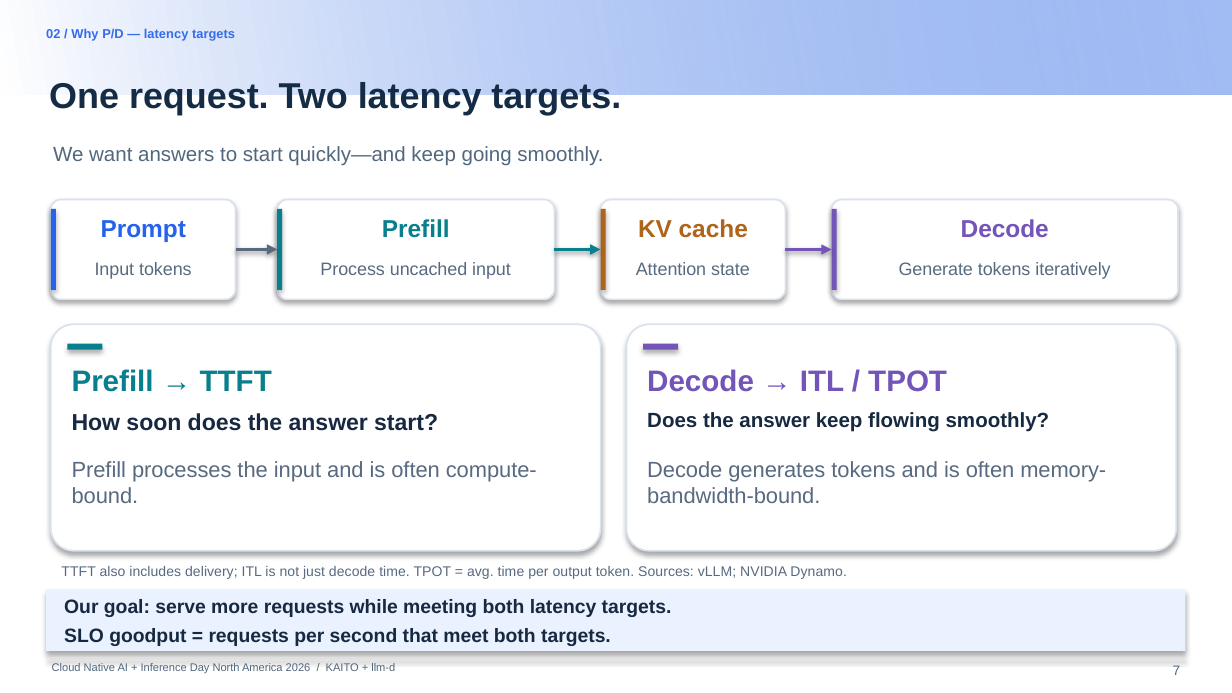
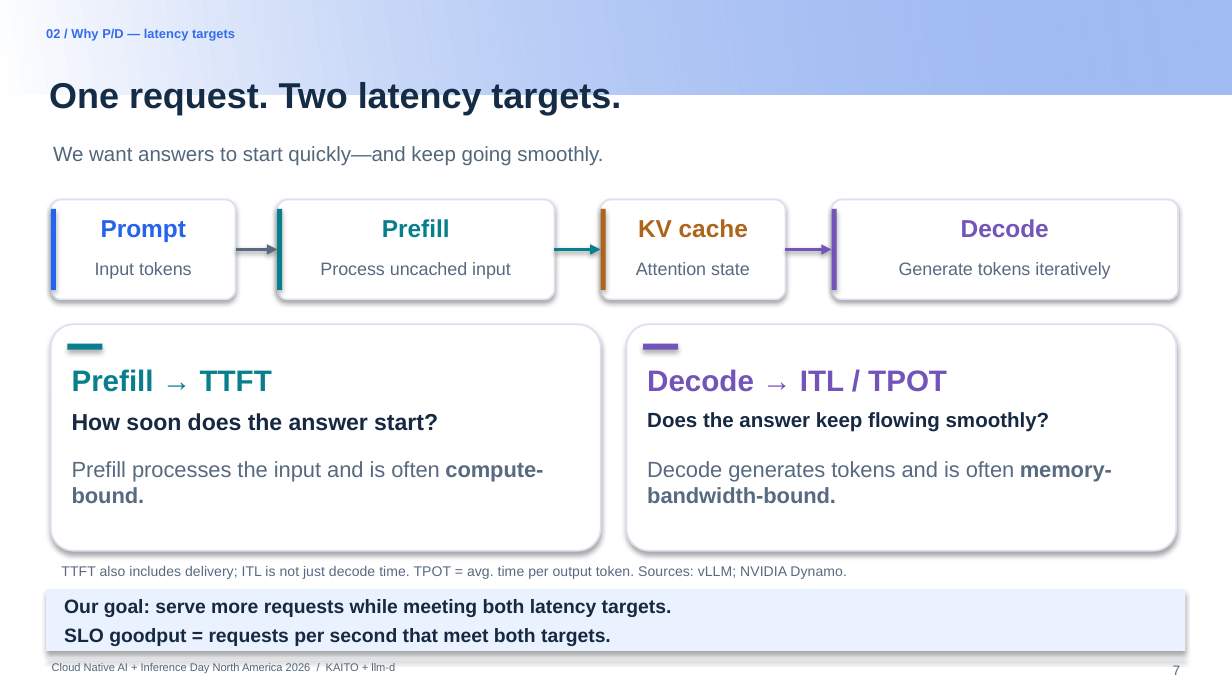
Before and after one commit to andyzhangx/demo, a slide deck: slide 7 of llm/pd-disaggregation/kubecon-na-2026-pd-disaggregation-kaito-llmd.pptx. Drawn at 1232x693 pixels with LibreOffice and Linux fonts; fonts in the diff are those of the drawing; background and template pictures are left out. Boxes give left, top, right and bottom in pixels: in the first picture for what was removed or moved away, otherwise in the second. Text is boxed around its words. In the diff, an @@ line names an element or a change of style, - is before the commit and + after.

```diff
--- a/llm/pd-disaggregation/kubecon-na-2026-pd-disaggregation-kaito-llmd.pptx
+++ b/llm/pd-disaggregation/kubecon-na-2026-pd-disaggregation-kaito-llmd.pptx
@@ text "Prefill processes the input and ..." at (72,461,543,503): bold on in "compute-bound." @@
@@ text "Decode generates tokens and is ..." at (647,461,1112,503): bold on in "memory-bandwidth-bound." @@
```
Also in this commit, not shown: 16 other slides changed, 3 slides added, 1 slide removed.
